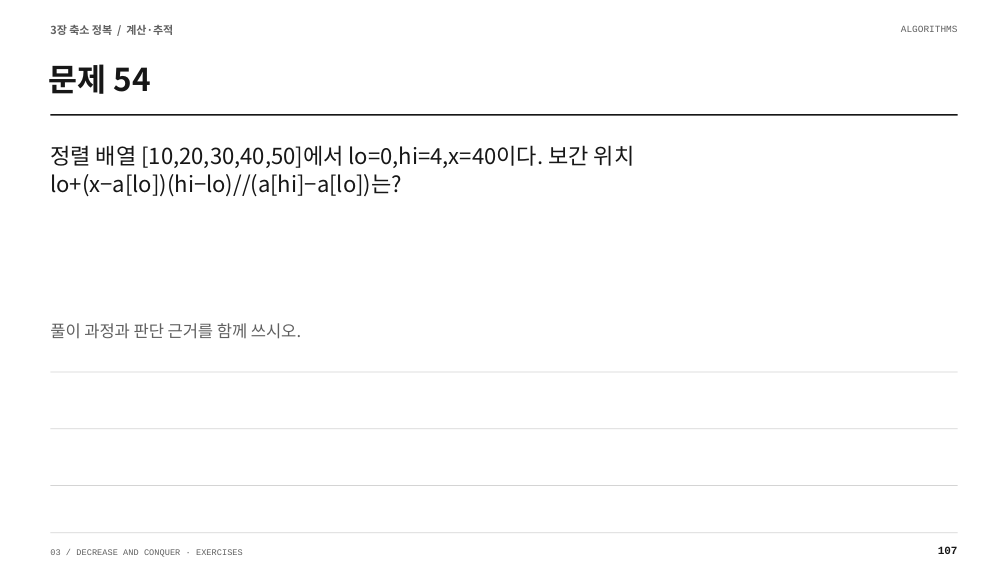
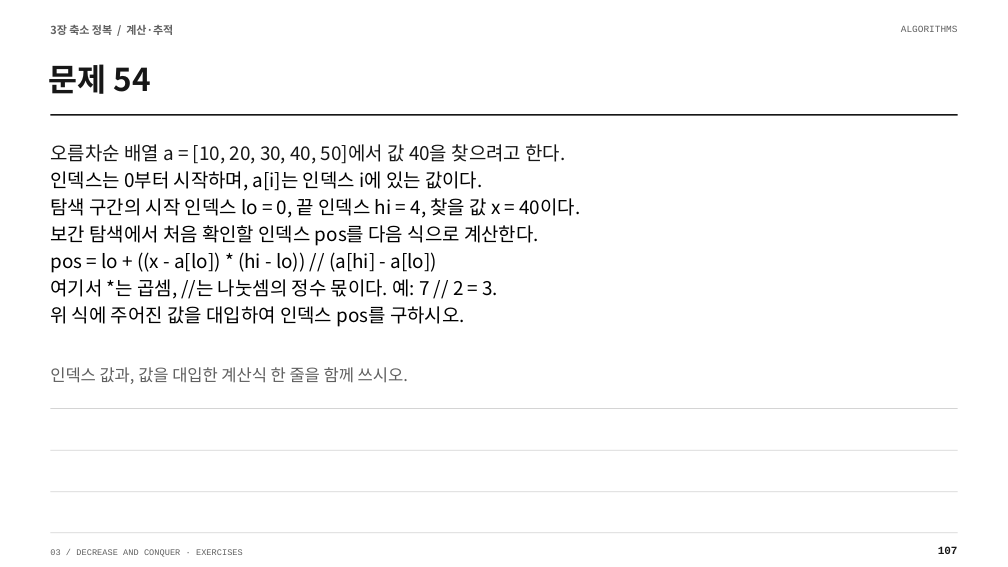
Before and after one commit to Sangdon-Park/Sangdon-Park.github.io, a slide deck: slide 107 of data/알고리즘/3장_연습문제_100문항_수업용.pptx. Drawn at 1008x567 pixels with LibreOffice and Linux fonts; fonts in the diff are those of the drawing. Boxes give left, top, right and bottom in pixels: in the first picture for what was removed or moved away, otherwise in the second. Text is boxed around its words. In the diff, an @@ line names an element or a change of style, - is before the commit and + after.

```diff
--- a/data/알고리즘/3장_연습문제_100문항_수업용.pptx
+++ b/data/알고리즘/3장_연습문제_100문항_수업용.pptx
@@ text at box(50, 144, 581, 327): text changed; size 21 to 18 pt; text colour #171717 to #000000 @@
-정렬 배열 [10,20,30,40,50]에서 lo=0,hi=4,x=40이다. 보간 위치
-lo+(x−a[lo])(hi−lo)//(a[hi]−a[lo])는?
+오름차순 배열 a = [10, 20, 30, 40, 50]에서 값 40을 찾으려고 한다.
+인덱스는 0부터 시작하며, a[i]는 인덱스 i에 있는 값이다.
+탐색 구간의 시작 인덱스 lo = 0, 끝 인덱스 hi = 4, 찾을 값 x = 40이다.
+보간 탐색에서 처음 확인할 인덱스 pos를 다음 식으로 계산한다.
+pos = lo + ((x - a[lo]) * (hi - lo)) // (a[hi] - a[lo])
+여기서 *는 곱셈, //는 나눗셈의 정수 몫이다. 예: 7 // 2 = 3.
+위 식에 주어진 값을 대입하여 인덱스 pos를 구하시오.
@@ text at box(50, 367, 408, 384): text changed @@
-풀이 과정과 판단 근거를 함께 쓰시오.
+인덱스 값과, 값을 대입한 계산식 한 줄을 함께 쓰시오.
@@ rectangle: place and size @@
-rectangle at box(51, 372, 958, 373)
+rectangle at box(51, 408, 958, 409)
@@ rectangle: place and size @@
-rectangle at box(51, 429, 958, 430)
+rectangle at box(51, 450, 958, 451)
@@ rectangle: place and size @@
-rectangle at box(51, 485, 958, 486)
+rectangle at box(51, 492, 958, 492)
```
Also in this commit, not shown: 1 other slide changed.
